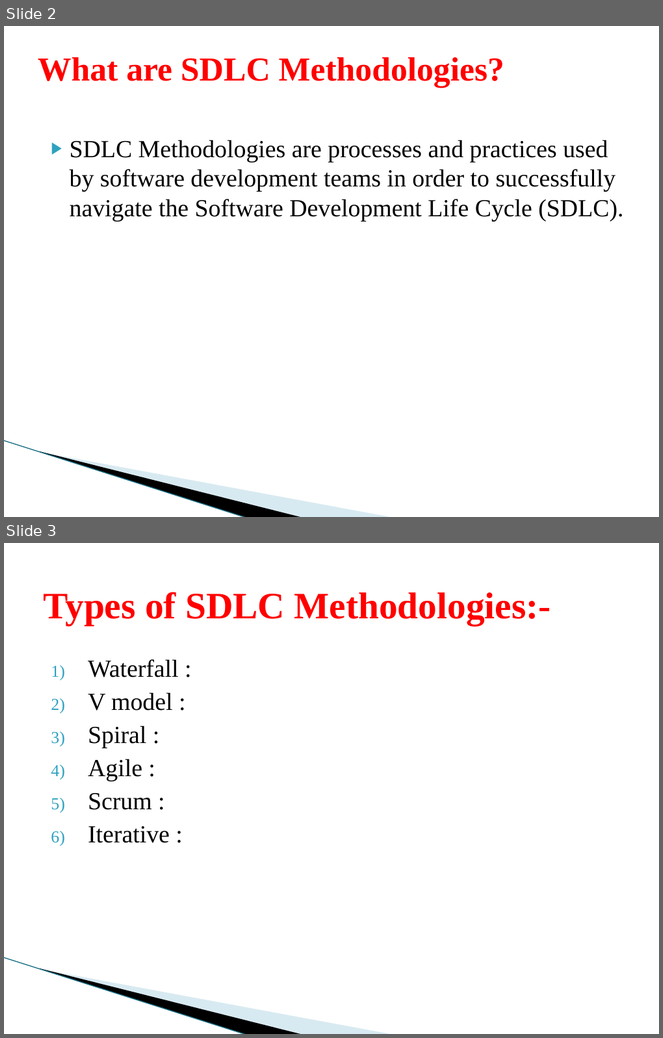
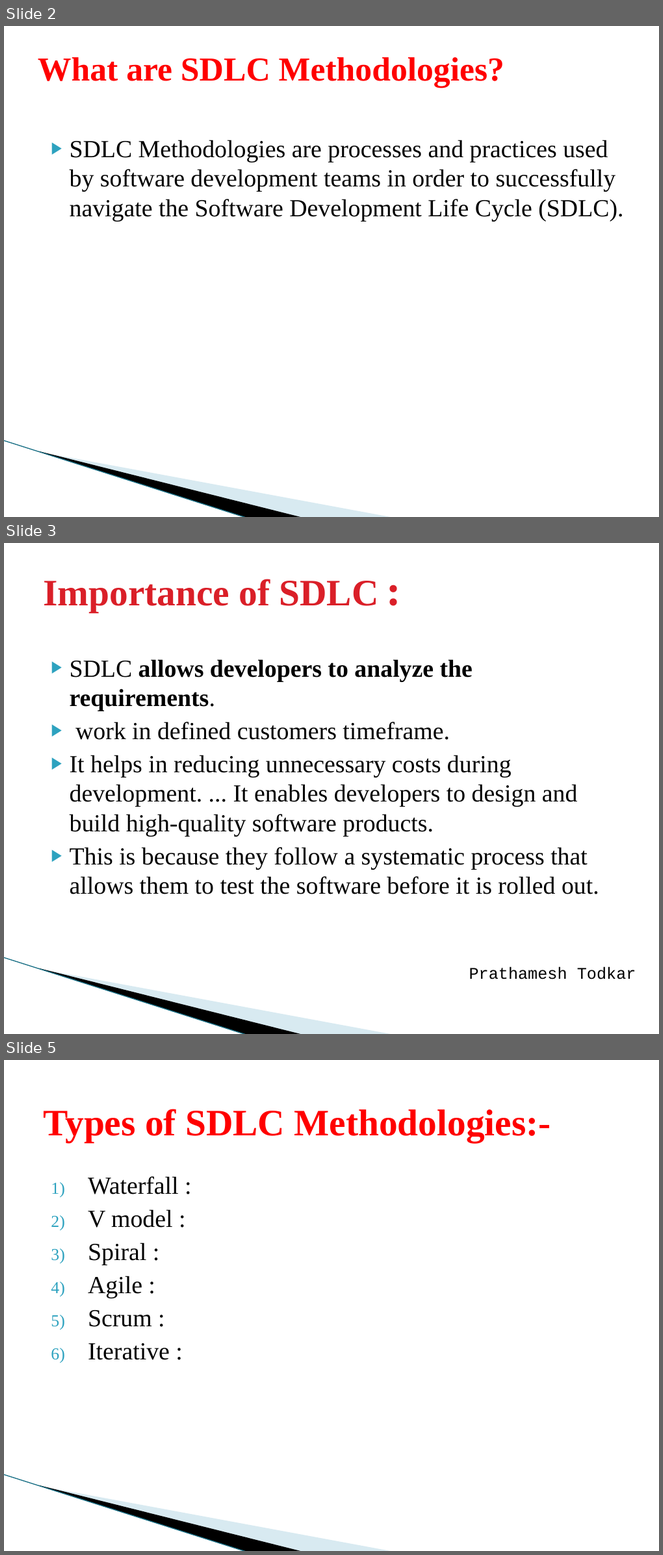
Before and after one commit to jay1306/MATLAB_PROJECT, a slide deck: SDLC/SLDC_WATERFALL (1).pptx. Shown one above the other, each under a label of ours: slides 2 and 3 before the commit, slides 2, 3 and 5 after it; the slides between them are not shown. The pictures are 663x1038 and 663x1555 pixels, drawn with LibreOffice and Linux fonts; fonts in the diff are those of the drawing; background and template pictures are left out. Boxes give left, top, right and bottom in pixels: in the first picture for what was removed or moved away, otherwise in the second. Text is boxed around its words. In the diff, an @@ line names an element or a change of style, - is before the commit and + after.

Commit message:
Add files via upload
Added SDLC importance and phases

```diff
--- a/SDLC/SLDC_WATERFALL (1).pptx
+++ b/SDLC/SLDC_WATERFALL (1).pptx
@@ slide 3 added at [4, 543, 659, 1034], background #FFFFFF; not listed: 3 template elements that a slide beside it also shows @@
@@ title added at [43, 579, 379, 613], 41 pt, text #DA1F28, bold @@
+Importance of SDLC :
@@ text added at [70, 659, 599, 895], 27 pt, text #000000 @@
+▶ SDLC allows developers to analyze the requirements.
+▶ work in defined customers timeframe.
+▶ It helps in reducing unnecessary costs during development. ... It enables developers to design and build high-quality software products.
+▶ This is because they follow a systematic process that allows them to test the software before it is rolled out.
@@ text added at [469, 967, 636, 980], 18 pt, text #000000 @@
+Prathamesh Todkar
@@ what was slide 3 is now slide 5 @@
```
Also in this commit, not shown: 1 other slide added.
